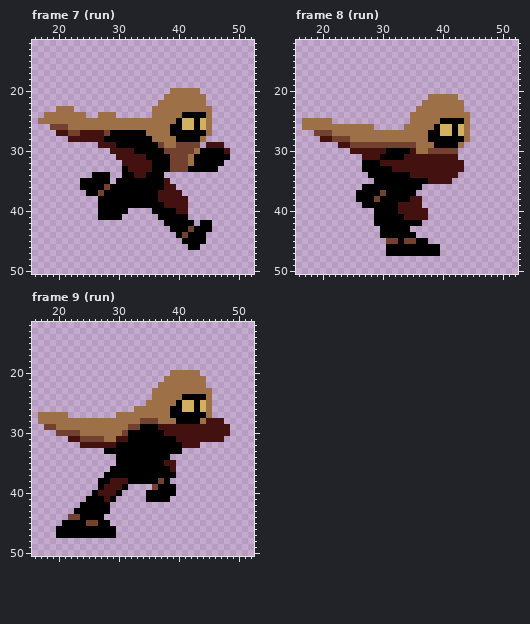
One commit to this pixel-art file: Aseprite/Characters/player new colours.aseprite. Above is the file before it was changed.
64x64 pixels, 64 frames. Shown: frame 7 (run): x 16..52, y 12..50; frame 8 (run): x 16..52, y 12..50; frame 9 (run): x 16..52, y 12..50. The commit also changed other frames, which this record leaves out.
The result:
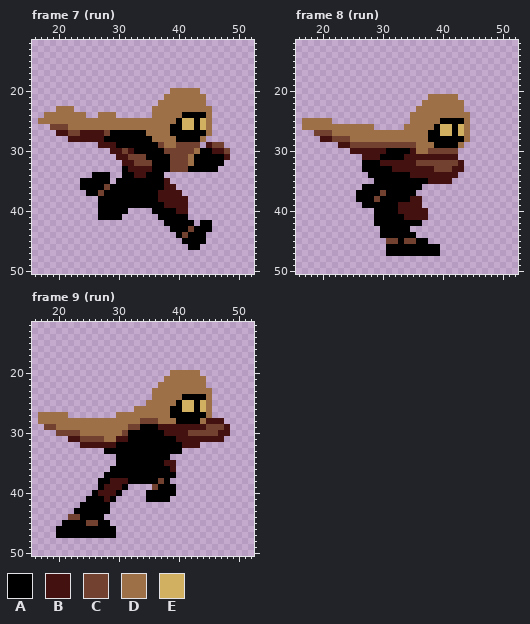
Palette (. is transparent): A #000000  B #43110f  C #72412f  D #9e7047  E #d1b062
The edit:
Frame 7 (run), layer "running man/arms":
y 29: x 46..47 BB -> CC
y 30: x 31 B -> C; x 46..48 AAB -> BBC
y 31: x 32..34 BBB -> CCC; x 48 A -> B
y 32: x 33..35 BBB -> CCC
Frame 8 (run), layer "running man/arms":
y 32: x 36..42 BBBBBBB -> CCCCCCC
y 33: x 39..41 BBB -> CCC
Frame 9 (run), layer "running man/arms":
y 29: x 45..47 BBB -> CCC
y 30: x 42..46 BBBBB -> CCCCC
Boxes around the changes in both pictures, in picture pixels (x1, y1, x2, y2):
changed: (212, 142, 230, 160)
changed: (122, 148, 152, 166)
changed: (416, 160, 458, 172)
changed: (188, 424, 224, 436)
